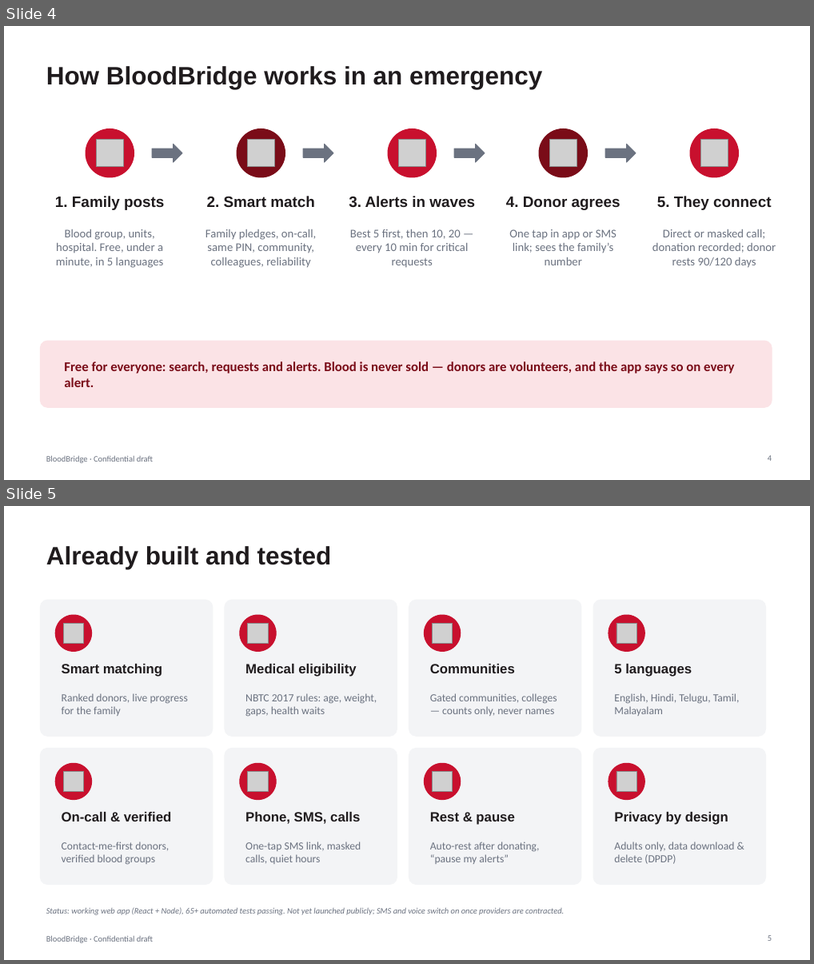
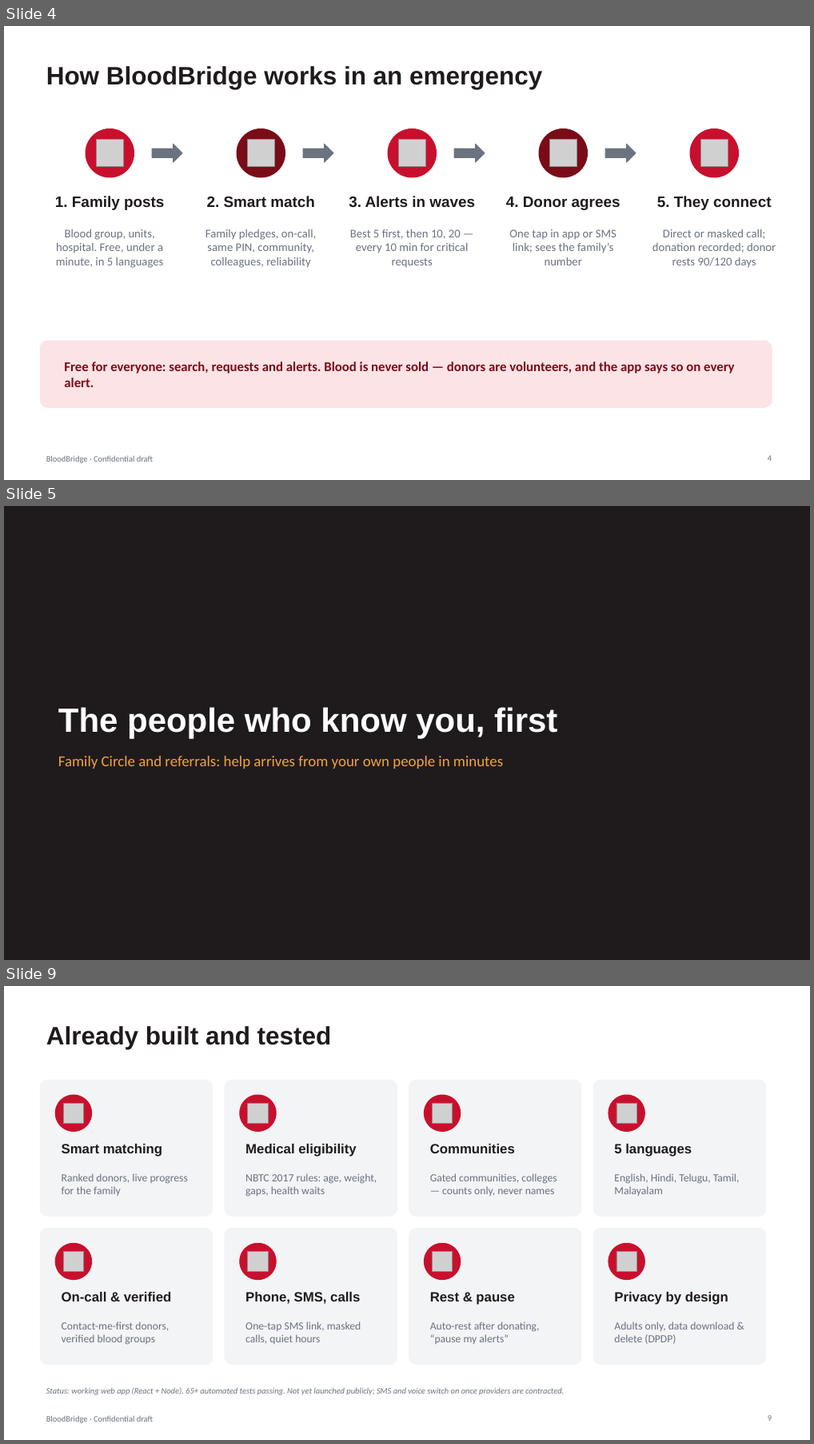
Before and after one commit to vijaygajjarapu/BloodBridge, a slide deck: docs/BloodBridge_Investor_Pitch_BRD.pptx. Shown one above the other, each under a label of ours: slides 4 and 5 before the commit, slides 4, 5 and 9 after it; the slides between them are not shown. The pictures are 814x964 and 814x1444 pixels, drawn with LibreOffice and Linux fonts; fonts in the diff are those of the drawing; grey boxes stand for pictures. Boxes give left, top, right and bottom in pixels: in the first picture for what was removed or moved away, otherwise in the second. Text is boxed around its words. In the diff, an @@ line names an element or a change of style, - is before the commit and + after.

```diff
--- a/docs/BloodBridge_Investor_Pitch_BRD.pptx
+++ b/docs/BloodBridge_Investor_Pitch_BRD.pptx
@@ slide 5 added at [4,506,810,960], background #1F1B1D @@
@@ title added at [58,707,558,739], 40 pt, text #FFFFFF, bold @@
+The people who know you, first
@@ text added at [58,756,503,768], 18 pt, text #F2A33A @@
+Family Circle and referrals: help arrives from your own people in minutes
@@ what was slide 5 is now slide 9 @@
```
Also in this commit, not shown: 4 slides changed, 6 other slides added, 25 other files.
